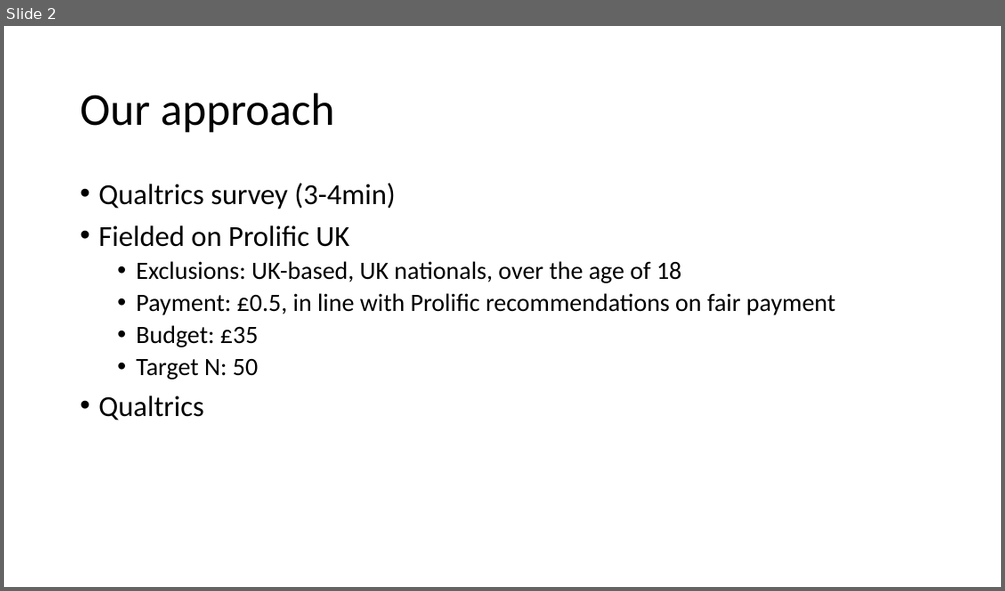
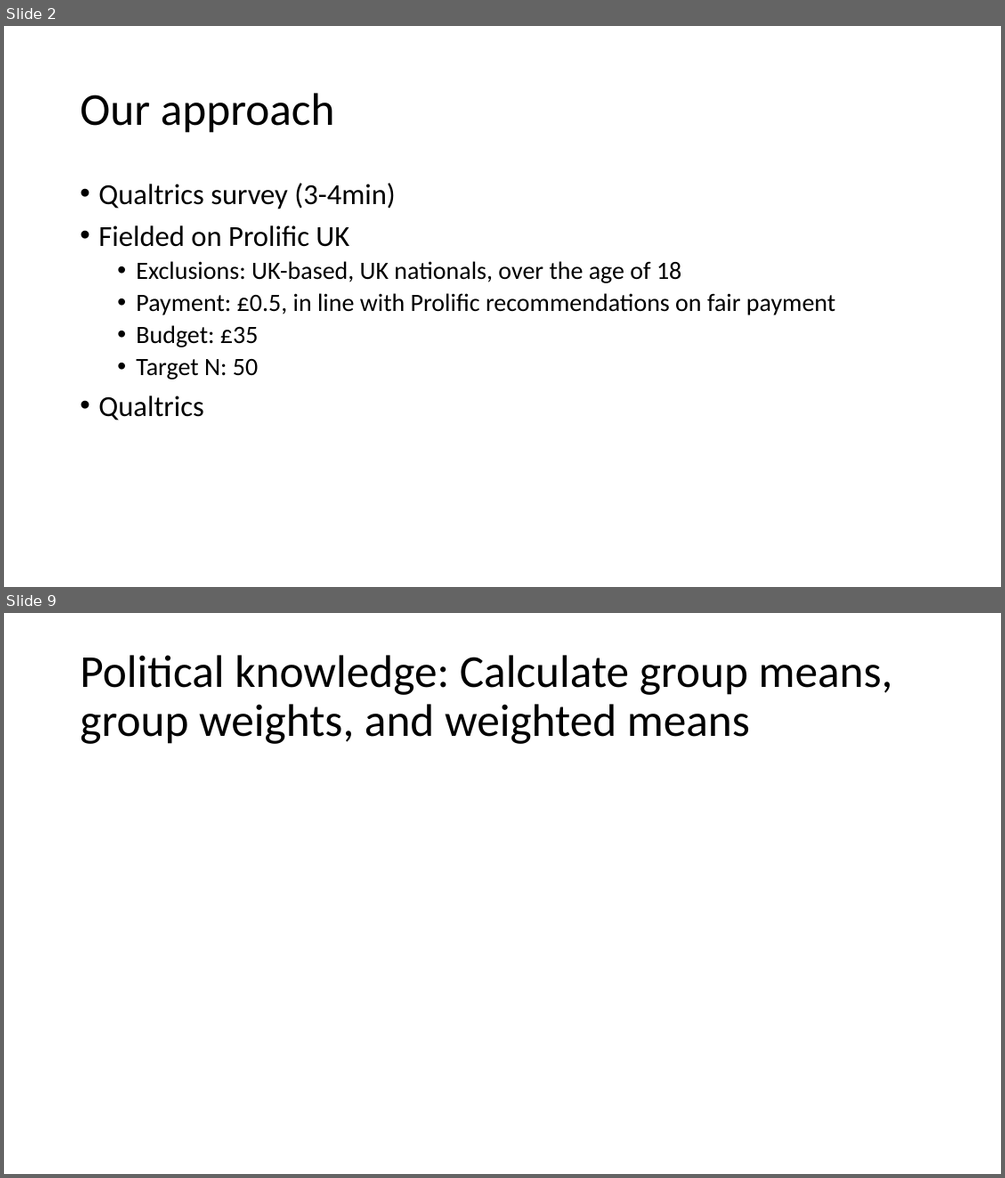
Before and after one commit to KatharinaLa/sicss_survey_analysis, a slide deck: survey_prolificuk_sicss.pptx. Shown one above the other, each under a label of ours: slide 2 before the commit, slides 2 and 9 after it; the slides between them are not shown. The pictures are 1005x591 and 1005x1178 pixels, drawn with LibreOffice and Linux fonts; fonts in the diff are those of the drawing. Boxes give left, top, right and bottom in pixels: in the first picture for what was removed or moved away, otherwise in the second. Text is boxed around its words. In the diff, an @@ line names an element or a change of style, - is before the commit and + after.

```diff
--- a/survey_prolificuk_sicss.pptx
+++ b/survey_prolificuk_sicss.pptx
@@ slide 9 added at (x1=4, y1=613, x2=1001, y2=1174), background #FFFFFF @@
@@ title added at (x1=80, y1=655, x2=893, y2=744), 44 pt, text #000000 @@
+Political knowledge: Calculate group means, group weights, and weighted means
```
Also in this commit, not shown: 1 slide changed, 5 other slides added.
